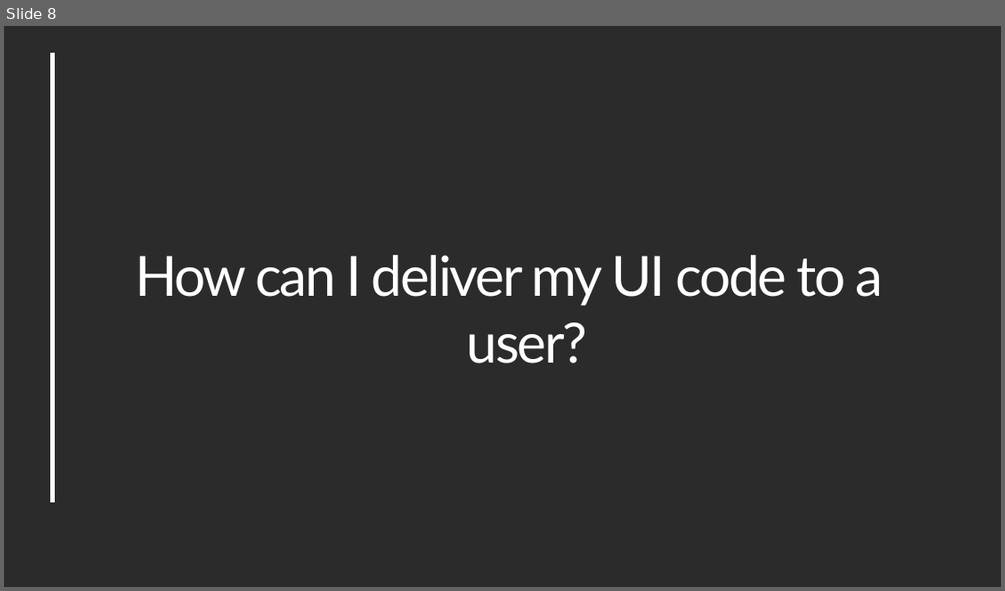
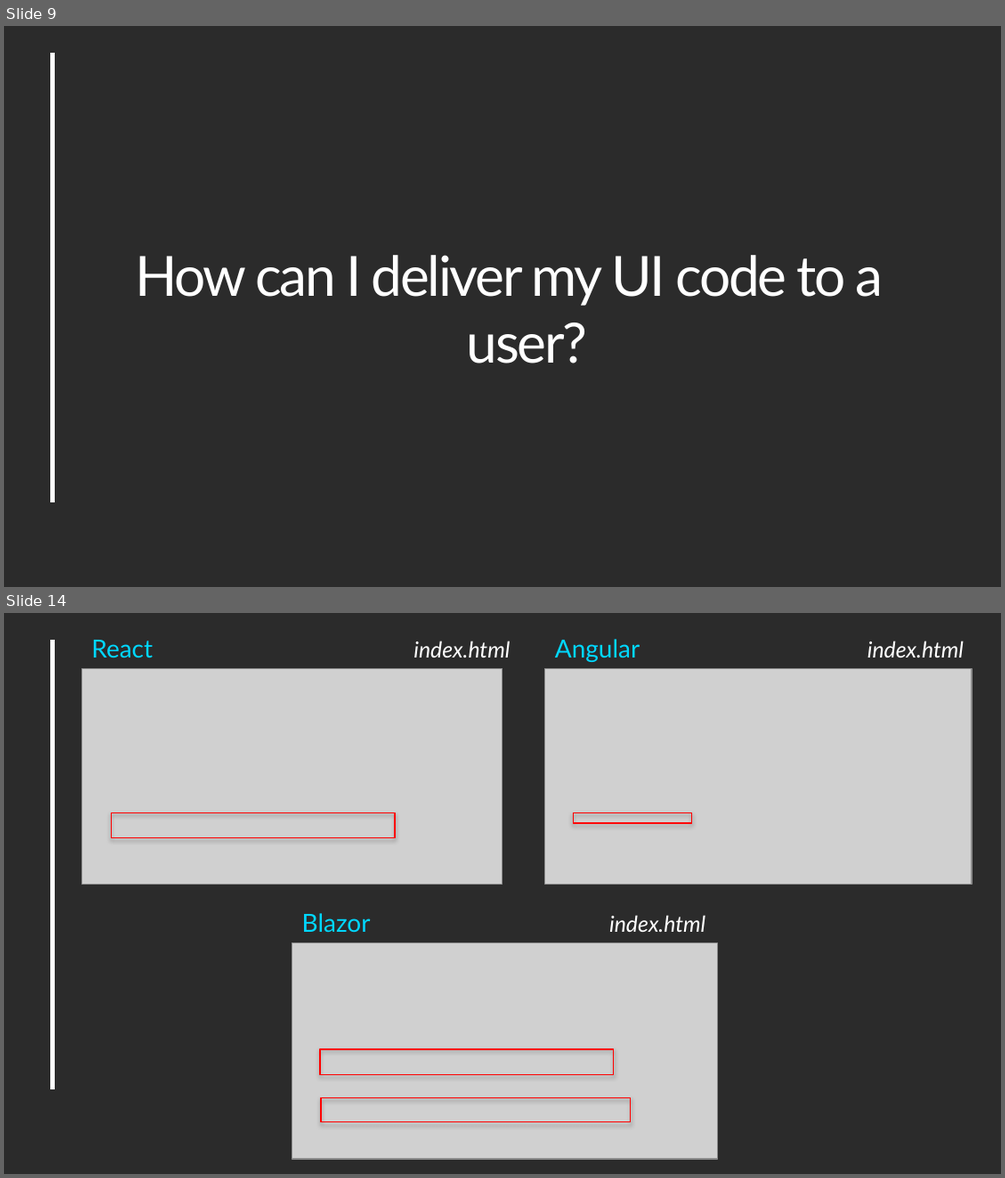
Before and after one commit to Werocky1502/ui-frameworks-comparison, a slide deck: Docs/Blazor VS React Vs Angular.pptx. Shown one above the other, each under a label of ours: slide 8 before the commit, slides 9 and 14 after it; the slides between them are not shown. The pictures are 1005x591 and 1005x1178 pixels, drawn with LibreOffice and Linux fonts; fonts in the diff are those of the drawing; grey boxes stand for pictures; background and template pictures are left out; a plain dark background stands for a picture behind light text. Boxes give left, top, right and bottom in pixels: in the first picture for what was removed or moved away, otherwise in the second. Text is boxed around its words. In the diff, an @@ line names an element or a change of style, - is before the commit and + after.

```diff
--- a/Docs/Blazor VS React Vs Angular.pptx
+++ b/Docs/Blazor VS React Vs Angular.pptx
@@ slide 14 added at bbox=[4, 613, 1001, 1174], background picture (left out); not listed: 1 template element that a slide beside it also shows @@
@@ text added at bbox=[555, 639, 963, 662], 16 pt, text #FFFFFF, italic @@
+Angular index.html
@@ text added at bbox=[91, 640, 510, 657], 16 pt, text #FFFFFF, italic @@
+React index.html
@@ picture added at bbox=[81, 668, 502, 884] @@
@@ picture added at bbox=[545, 668, 972, 884] @@
@@ rectangle added at bbox=[111, 812, 395, 837], outline #FF0000 1 pt @@
@@ rectangle added at bbox=[574, 812, 692, 822], outline #FF0000 1 pt @@
@@ text added at bbox=[302, 913, 705, 932], 16 pt, text #FFFFFF, italic @@
+Blazor index.html
@@ picture added at bbox=[292, 943, 718, 1159] @@
@@ rectangle added at bbox=[320, 1048, 613, 1075], outline #FF0000 1 pt @@
@@ rectangle added at bbox=[321, 1097, 630, 1121], outline #FF0000 1 pt @@
@@ what was slide 8 is now slide 9 @@
```
Also in this commit, not shown: 5 slides changed, 15 other slides added.
